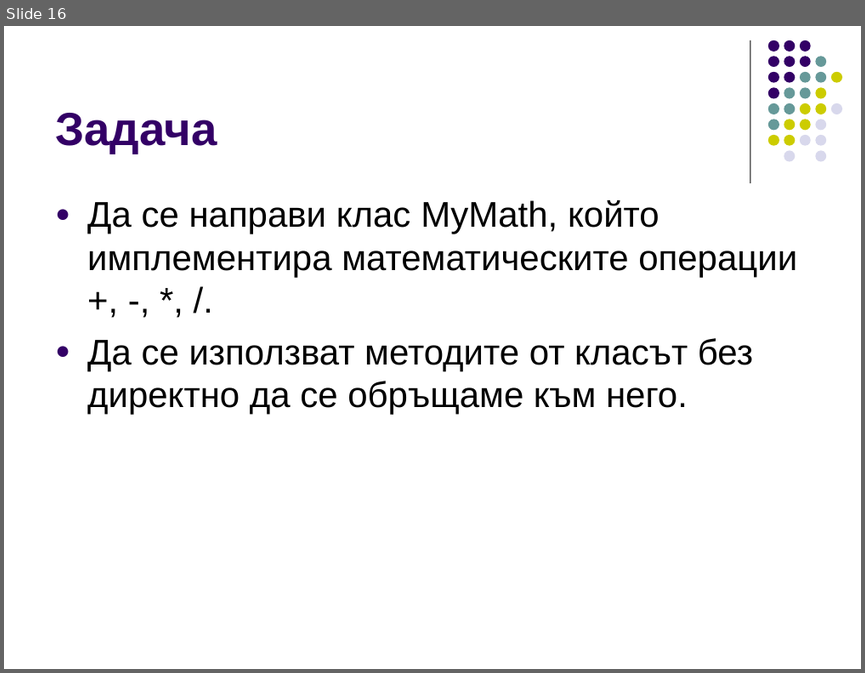
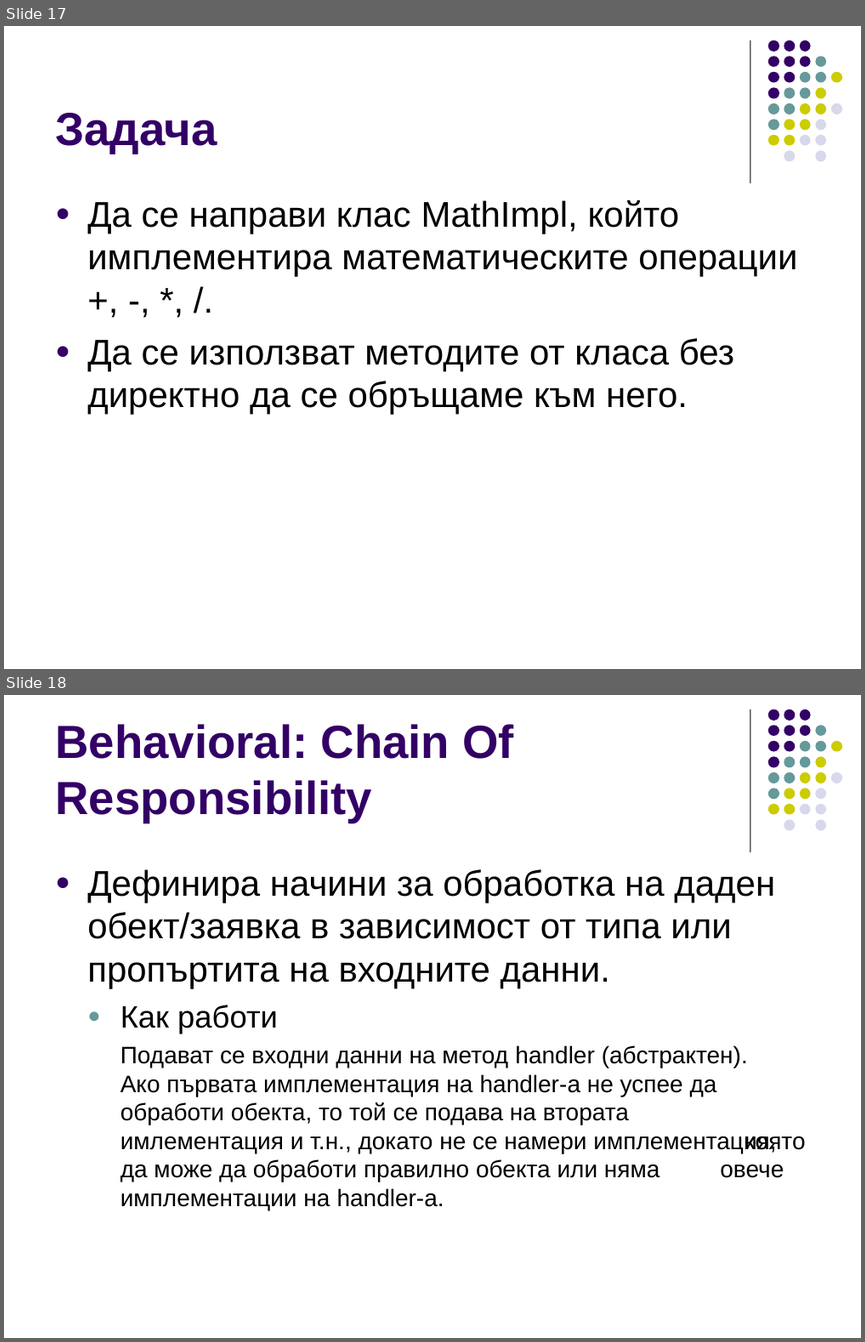
Before and after one commit to ivorusev/startup-factory-java-course, a slide deck: slides/7-Design-Patterns.ppt. Shown one above the other, each under a label of ours: slide 16 before the commit, slides 17 and 18 after it. The pictures are 865x673 and 865x1342 pixels, drawn with LibreOffice and Linux fonts; fonts in the diff are those of the drawing. Boxes give left, top, right and bottom in pixels: in the first picture for what was removed or moved away, otherwise in the second. Text is boxed around its words. In the diff, an @@ line names an element or a change of style, - is before the commit and + after.

```diff
--- a/slides/7-Design-Patterns.ppt
+++ b/slides/7-Design-Patterns.ppt
@@ slide 18 added at <box>4,695,861,1338</box>, background #FFFFFF; not listed: 32 template elements that a slide beside it also shows @@
@@ title added at <box>55,724,514,823</box>, 39 pt, text #330066, bold @@
+Behavioral: Chain Of Responsibility
@@ text added at <box>87,869,805,1210</box>, 20 pt, text #000000 @@
+● Дефинира начини за обработка на даден обект/заявка в зависимост от типа или пропъртита на входните данни.
+  ● Как работи
+  Подават се входни данни на метод handler (абстрактен). Ако първата имплементация на handler-а не успее да обработи обекта, то той се подава на втората имлементация и т.н., докато не се намери имплементация, която да може да обработи правилно обекта или няма овече имплементации на handler-a.
@@ what was slide 16 is now slide 17 @@
@@ slide 17 changed as well @@
@@ text at <box>87,200,797,414</box>: text changed @@
-● Да се направи клас MyMath, който имплементира математическите операции +, -, *, /.
-● Да се използват методите от класът без директно да се обръщаме към него.
+● Да се направи клас MathImpl, който имплементира математическите операции +, -, *, /.
+● Да се използват методите от класа без директно да се обръщаме към него.
```
Also in this commit, not shown: 3 other slides changed, 4 other slides added, 2 slides removed, 1 other file.
